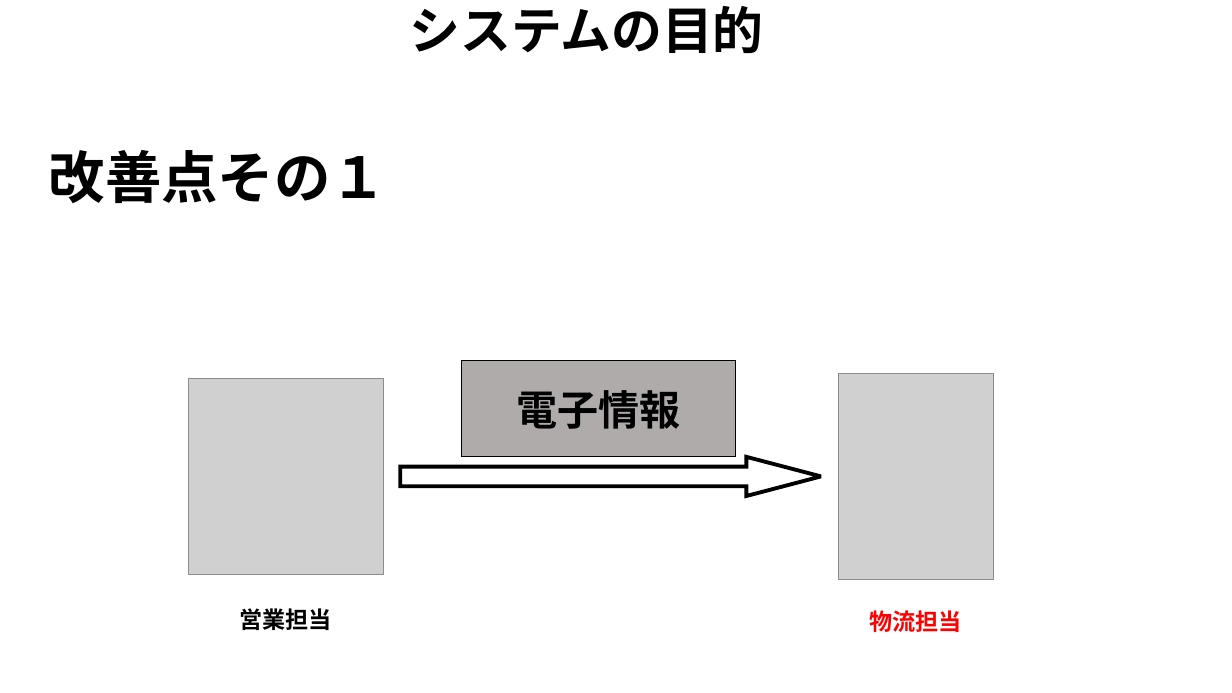
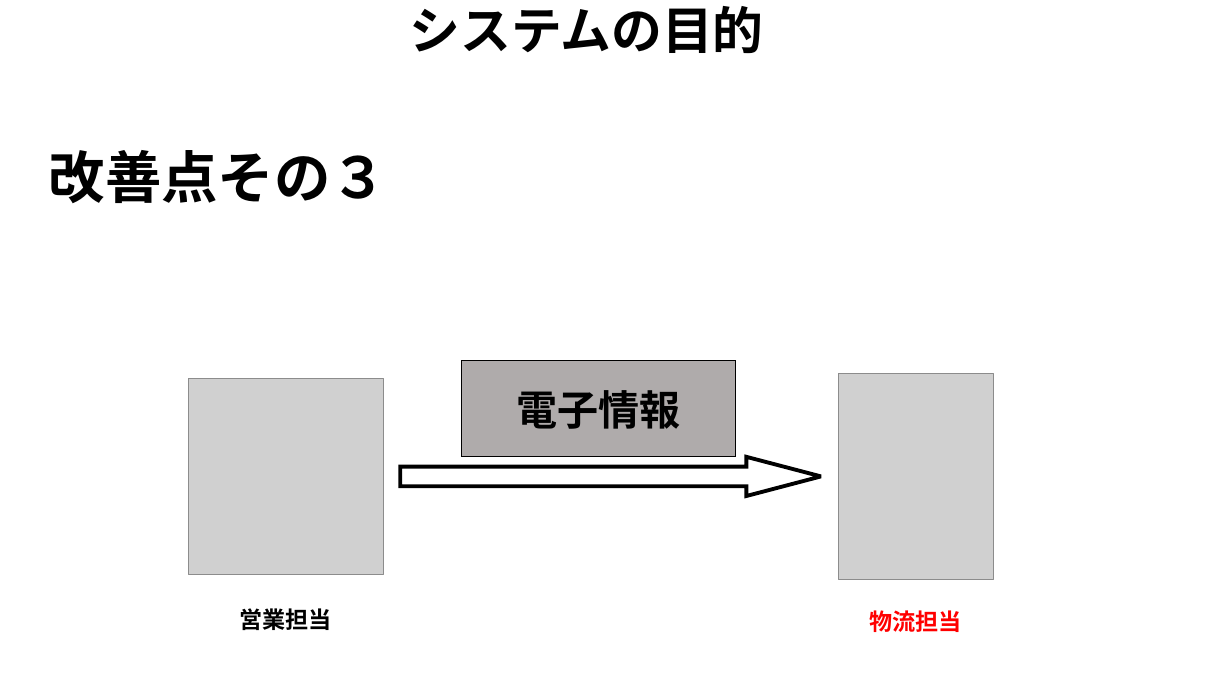
Before and after one commit to Yamanin3/system-devel, a slide deck: slide 7 of 企画発表プレゼンテーション.pptx (slide 5 before the commit). Drawn at 1232x693 pixels with LibreOffice and Linux fonts; fonts in the diff are those of the drawing; grey boxes stand for pictures; background and template pictures are left out. Boxes give left, top, right and bottom in pixels: in the first picture for what was removed or moved away, otherwise in the second. Text is boxed around its words. In the diff, an @@ line names an element or a change of style, - is before the commit and + after.

Commit message:
改善案スライドの順番を逆にした

```diff
--- a/企画発表プレゼンテーション.pptx
+++ b/企画発表プレゼンテーション.pptx
@@ text at [49,150,388,203]: text changed @@
-改善点その１
+改善点その３
```
Also in this commit, not shown: 1 other slide changed.
